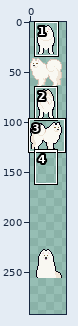
One commit to this pixel-art file: Wooft/Assets/Sprites/Wooft_Character_Main_Dog.aseprite. Above: a wide view before the commit, with the close-up outlined.
Close-up. Old version:
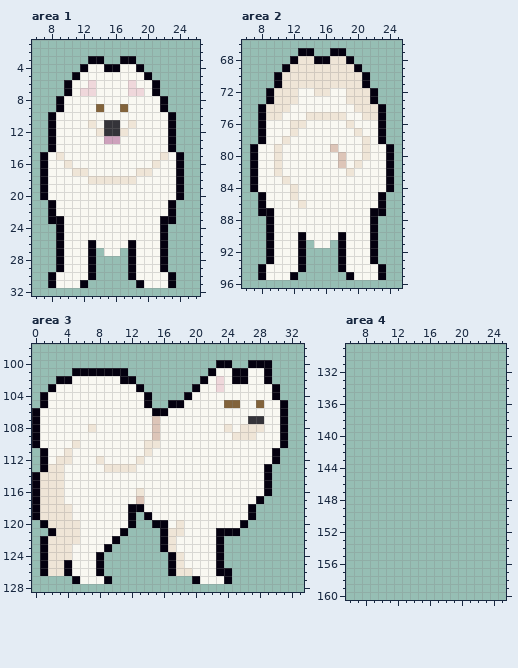
256x256 pixels, 1 frame. Colours within 5 levels of each other are drawn and written as one. Shown: area 1: x 6..26, y 1..32; area 2: x 6..25, y 66..96; area 3: x 0..33, y 98..128; area 4: x 6..25, y 129..160. The old version is drawn lined up with the new one, on the new canvas. The wide view leaves out empty margins. The commit also changed other parts of the picture, which this record leaves out.
After the commit:
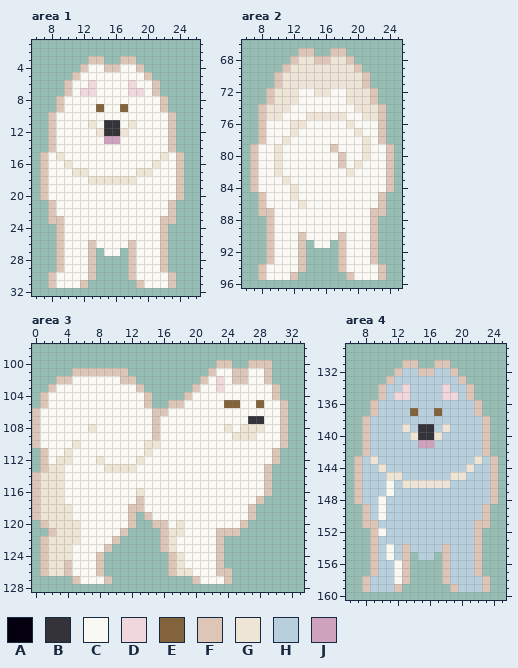
Palette (. is transparent): A #04000f  B #343339  C #f9f8f2  D #efd7db  E #82633b  F #ddc5b8  G #efe5d7  H #b8d0dd  J #cea1bc
Difference:
canvas 256x256 -> 256x512
--- area 1
@@ x 6..26 @@
  2 .....................
- 3 .......AA..AA........
- 4 ......ACCAACCA.......
- 5 .....ACCCCCCCCA......
- 6 ....ACCDCCCCDCCA.....
- 7 ....ACDDCCCCDDCA.....
- 8 ...ACCCCCCCCCCCCA....
- 9 ...ACCCCECCECCCCA....
-10 ..ACCCCCCCCCCCCCCA...
-11 ..ACCCCGCBBCGCCCCA...
-12 ..ACCCCCGBBGCCCCCA...
-13 ..ACCCCCCJJCCCCCCA...
-14 ..ACCCCCCCCCCCCCCA...
-15 .ACGCCCCCCCCCCCCGCA..
-16 .ACCGCCCCCCCCCCGCCA..
-17 .ACCCGGCCCCCCGGCCCA..
-18 .ACCCCCGGGGGGCCCCCA..
-19 .ACCCCCCCCCCCCCCCCA..
-20 .ACCCCCCCCCCCCCCCCA..
-21 ..ACCCCCCCCCCCCCCA...
-22 ..ACCCCCCCCCCCCCCA...
-23 ..AACCCCCCCCCCCCAA...
-24 ...ACCCCCCCCCCCCA....
-25 ...ACCCCCCCCCCCCA....
-26 ...ACCCACCCCACCCA....
-27 ...ACCCA.CC.ACCCA....
-28 ...ACCCA....ACCCA....
-29 ...ACCCA....ACCCA....
-30 ..ACCCCA....ACCCCA...
-31 ..ACCCA......ACCCA...
+ 3 .......FF..FF........
+ 4 ......FCCFFCCF.......
+ 5 .....FCCCCCCCCF......
+ 6 ....FCCDCCCCDCCF.....
+ 7 ....FCDDCCCCDDCF.....
+ 8 ...FCCCCCCCCCCCCF....
+ 9 ...FCCCCECCECCCCF....
+10 ..FCCCCCCCCCCCCCCF...
+11 ..FCCCCGCBBCGCCCCF...
+12 ..FCCCCCGBBGCCCCCF...
+13 ..FCCCCCCJJCCCCCCF...
+14 ..FCCCCCCCCCCCCCCF...
+15 .FCGCCCCCCCCCCCCGCF..
+16 .FCCGCCCCCCCCCCGCCF..
+17 .FCCCGGCCCCCCGGCCCF..
+18 .FCCCCCGGGGGGCCCCCF..
+19 .FCCCCCCCCCCCCCCCCF..
+20 .FCCCCCCCCCCCCCCCCF..
+21 ..FCCCCCCCCCCCCCCF...
+22 ..FCCCCCCCCCCCCCCF...
+23 ..FFCCCCCCCCCCCCFF...
+24 ...FCCCCCCCCCCCCF....
+25 ...FCCCCCCCCCCCCF....
+26 ...FCCCFCCCCFCCCF....
+27 ...FCCCF.CC.FCCCF....
+28 ...FCCCF....FCCCF....
+29 ...FCCCF....FCCCF....
+30 ..FCCCCF....FCCCCF...
+31 ..FCCCF......FCCCF...
 32 .....................
--- area 2
@@ x 6..25 @@
 66 ....................
-67 .......AA..AA.......
-68 ......AGGAAGGA......
-69 .....AGGGGGGGGA.....
-70 ....AGGGGGGGGGGA....
-71 ....AGGGGGGGGGGA....
-72 ...AGGGCCGGCCGGGA...
-73 ...AGGGCCCCCCGGGA...
-74 ..AGGGCCCCCCCCGGGA..
-75 ..AGGCCCGGGGGCCGGA..
-76 ..ACCCGGCCCCCGCCCA..
-77 ..ACCCGCCCCCCCGCCA..
-78 ..ACCGCCCCCCCCCGCA..
-79 .ACCGCCCCCCFCCCGCCA.
-80 .ACCGCCCCCCCFCCGCCA.
-81 .ACCGCCCCCCCFCGCCCA.
-82 .ACCGCCCCCCCCGCCCCA.
-83 .ACCCGCCCCCCCCCCCCA.
-84 .ACCCCGCCCCCCCCCCCA.
-85 ..ACCCGCCCCCCCCCCA..
-86 ..ACCCCGCCCCCCCCCA..
-87 ..AACCCCCCCCCCCCAA..
-88 ...ACCCCCCCCCCCCA...
-89 ...ACCCCCCCCCCCCA...
-90 ...ACCCACCCCACCCA...
-91 ...ACCCA.CC.ACCCA...
-92 ...ACCCA....ACCCA...
-93 ...ACCCA....ACCCA...
-94 ..ACCCCA....ACCCCA..
-95 ..ACCCA......ACCCA..
+67 .......FF..FF.......
+68 ......FGGFFGGF......
+69 .....FGGGGGGGGF.....
+70 ....FGGGGGGGGGGF....
+71 ....FGGGGGGGGGGF....
+72 ...FGGGCCGGCCGGGF...
+73 ...FGGGCCCCCCGGGF...
+74 ..FGGGCCCCCCCCGGGF..
+75 ..FGGCCCGGGGGCCGGF..
+76 ..FCCCGGCCCCCGCCCF..
+77 ..FCCCGCCCCCCCGCCF..
+78 ..FCCGCCCCCCCCCGCF..
+79 .FCCGCCCCCCFCCCGCCF.
+80 .FCCGCCCCCCCFCCGCCF.
+81 .FCCGCCCCCCCFCGCCCF.
+82 .FCCGCCCCCCCCGCCCCF.
+83 .FCCCGCCCCCCCCCCCCF.
+84 .FCCCCGCCCCCCCCCCCF.
+85 ..FCCCGCCCCCCCCCCF..
+86 ..FCCCCGCCCCCCCCCF..
+87 ..FFCCCCCCCCCCCCFF..
+88 ...FCCCCCCCCCCCCF...
+89 ...FCCCCCCCCCCCCF...
+90 ...FCCCFCCCCFCCCF...
+91 ...FCCCF.CC.FCCCF...
+92 ...FCCCF....FCCCF...
+93 ...FCCCF....FCCCF...
+94 ..FCCCCF....FCCCCF..
+95 ..FCCCF......FCCCF..
 96 ....................
--- area 3
@@ x 0..33 @@
  99 ..................................
-100 .......................AA..AAA....
-101 .....AAAAAAA..........ACCAACCA....
-102 ...AACCCCCCAA........ACDCAACCA....
-103 ..ACCCCCCCCCCA......ACCDCCCCCCA...
-104 .ACCCCCCCCCCCCA....ACCCCCCCCCCA...
-105 .ACCCCCCCCCCCCA..AACCCCCEECCECCA..
-106 ACCCCCCCCCCCCCCAACCCCCCCCCCCCCCA..
-107 ACCCCCCCCCCCCCCFCCCCCCCCCCCBBCCA..
-108 ACCCCCCGCCCCCCCFCCCCCCCCGCGGGCCA..
-109 ACCCCCCCCCCCCCCFCCCCCCCCCGGGCCCA..
-110 ACCCCGCCCCCCCCGGCCCCCCCCCCCCCCCA..
-111 .ACCGCCCCCCCCCGCCCCCCCCCCCCCCCA...
-112 .ACGGCCCGCCCCGCCCCCCCCCCCCCCCCA...
-113 .AGGCCCCCGGGGCCCCCCCCCCCCCCCCA....
-114 AGGGCCCCCCCCCCCCCCCCCCCCCCCCCA....
-115 AGGGCCCCCCCCCCCCCCCCCCCCCCCCCA....
-116 AGGGCCCCCCCCCGCCCCCCCCCCCCCCCA....
-117 AGGGCCCCCCCCCFCCCCCCCCCCCCCCA.....
-118 AGGGGCCCCCCCAACCCCCCCCCCCCCA......
-119 AGGGGCCCCCCCA.ACCCCCCCCCCCCA......
-120 .AGGGGCCCCCCA..AACGCCCCCCCA.......
-121 ..AGGGCCCCCA....AGGCCCCAAA........
-122 .AGGGGCCCCA.....AGCCCCCA..........
-123 .AGGGCCCCA......AGCCCCCA..........
-124 .AGGGCCCA........AGCCCCA..........
-125 .AGGACCCA........AGCCCCA..........
-126 .AGGACCCA........AGGCCCAA.........
-127 .....ACCCA..........ACCCA.........
+100 .......................FF..FFF....
+101 .....FFFFFFF..........FCCFFCCF....
+102 ...FFCCCCCCFF........FCDCFFCCF....
+103 ..FCCCCCCCCCCF......FCCDCCCCCCF...
+104 .FCCCCCCCCCCCCF....FCCCCCCCCCCF...
+105 .FCCCCCCCCCCCCF..FFCCCCCEECCECCF..
+106 FCCCCCCCCCCCCCCFFCCCCCCCCCCCCCCF..
+107 FCCCCCCCCCCCCCCFCCCCCCCCCCCBBCCF..
+108 FCCCCCCGCCCCCCCFCCCCCCCCGCGGGCCF..
+109 FCCCCCCCCCCCCCCFCCCCCCCCCGGGCCCF..
+110 FCCCCGCCCCCCCCGGCCCCCCCCCCCCCCCF..
+111 .FCCGCCCCCCCCCGCCCCCCCCCCCCCCCF...
+112 .FCGGCCCGCCCCGCCCCCCCCCCCCCCCCF...
+113 .FGGCCCCCGGGGCCCCCCCCCCCCCCCCF....
+114 FGGGCCCCCCCCCCCCCCCCCCCCCCCCCF....
+115 FGGGCCCCCCCCCCCCCCCCCCCCCCCCCF....
+116 FGGGCCCCCCCCCGCCCCCCCCCCCCCCCF....
+117 FGGGCCCCCCCCCFCCCCCCCCCCCCCCF.....
+118 FGGGGCCCCCCCFFCCCCCCCCCCCCCF......
+119 FGGGGCCCCCCCF.FCCCCCCCCCCCCF......
+120 .FGGGGCCCCCCF..FFCGCCCCCCCF.......
+121 ..FGGGCCCCCF....FGGCCCCFFF........
+122 .FGGGGCCCCF.....FGCCCCCF..........
+123 .FGGGCCCCF......FGCCCCCF..........
+124 .FGGGCCCF........FGCCCCF..........
+125 .FGGFCCCF........FGCCCCF..........
+126 .FGGFCCCF........FGGCCCFF.........
+127 .....FCCCF..........FCCCF.........
 128 ..................................
--- area 4
@@ x 6..25 @@
 130 ....................
-131 ....................
-132 ....................
-133 ....................
-134 ....................
-135 ....................
-136 ....................
-137 ....................
-138 ....................
-139 ....................
-140 ....................
-141 ....................
-142 ....................
-143 ....................
-144 ....................
-145 ....................
-146 ....................
-147 ....................
-148 ....................
-149 ....................
-150 ....................
-151 ....................
-152 ....................
-153 ....................
-154 ....................
-155 ....................
-156 ....................
-157 ....................
-158 ....................
-159 ....................
+131 .......FF..FF.......
+132 ......FHHFFHHF......
+133 .....FHHHHHHHHF.....
+134 ....FHHDHHHHDHHF....
+135 ....FHDDHHHHDDHF....
+136 ...FHHHHHHHHHHHHF...
+137 ...FHHHHEHHEHHHHF...
+138 ..FHHHHHHHHHHHHHHF..
+139 ..FHHHHGHBBHGHHHHF..
+140 ..FHHHHHGBBGHHHHHF..
+141 ..FHHHHHHJJHHHHHHF..
+142 ..FHHHHHHHHHHHHHHF..
+143 .FHGHHHHHHHHHHHHGHF.
+144 .FHHGHHHHHHHHHHGHHF.
+145 .FHHHGGHHHHHHGGHHHF.
+146 .FHHHCHGGGGGGHHHHHF.
+147 .FHHHCHHHHHHHHHHHHF.
+148 .FHHCHHHHHHHHHHHHHF.
+149 ..FHCHHHHHHHHHHHHF..
+150 ..FHCHHHHHHHHHHHHF..
+151 ..FFHHHHHHHHHHHHFF..
+152 ...FCHHHHHHHHHHHF...
+153 ...FHHHHHHHHHHHHF...
+154 ...FHCHFHHHHFHHHF...
+155 ...FHCHF.HH.FHHHF...
+156 ...FHHCF....FHHHF...
+157 ...FHHCF....FHHHF...
+158 ..FHHHCF....FHHHHF..
+159 ..FHHHF......FHHHF..
 160 ....................
Where, in picture pixels (left, top, right, bottom), the same in both close-ups:
changed: (40, 56, 184, 288)
changed: (250, 48, 394, 280)
changed: (32, 360, 288, 584)
added: (354, 360, 498, 592)
